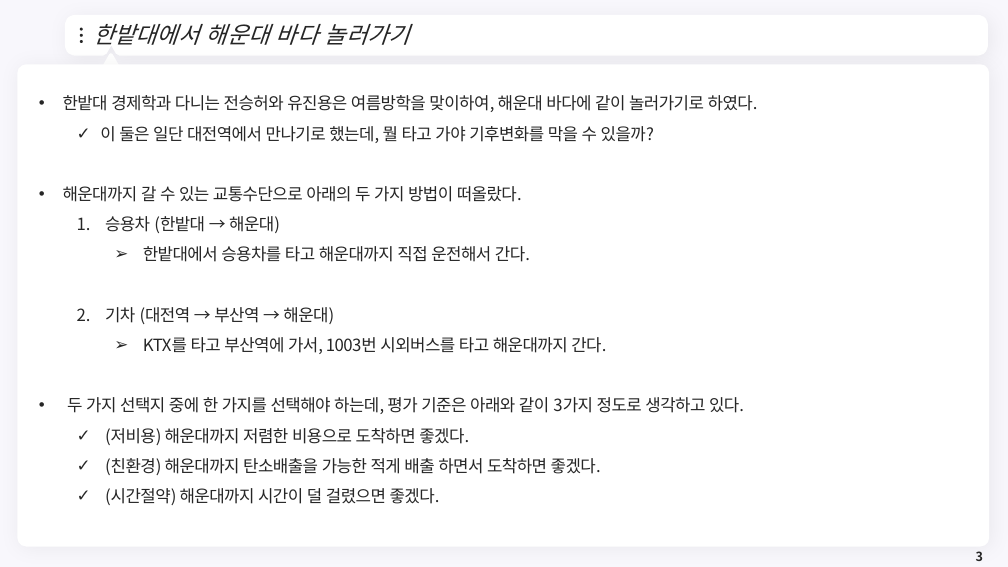
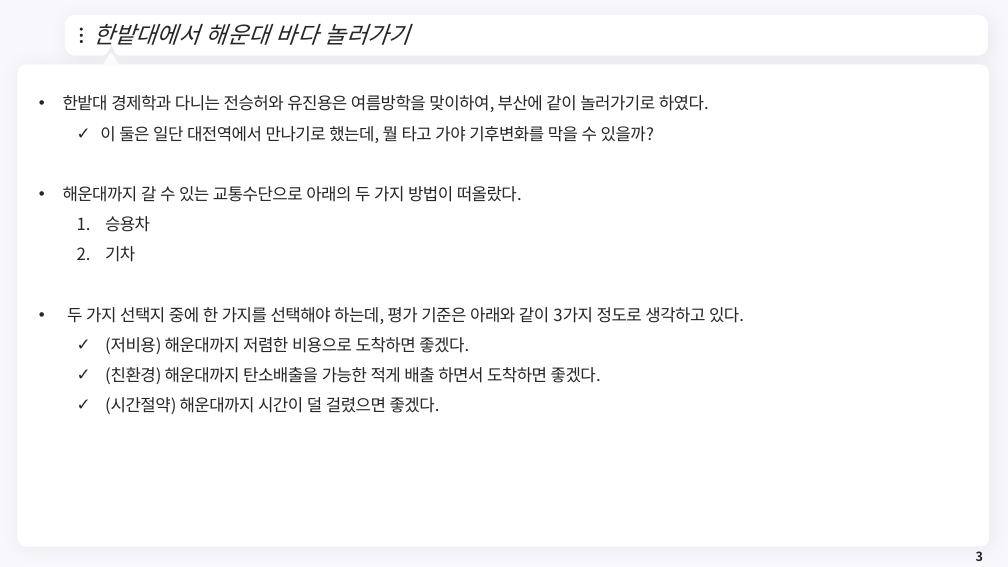
Before and after one commit to meandthey/Teaching, a slide deck: slide 3 of 생활속의 경제/01_Lectures/생활속의 경제_(에너지경제)_2.pptx. Drawn at 1008x567 pixels with LibreOffice and Linux fonts; fonts in the diff are those of the drawing; background and template pictures are left out. Boxes give left, top, right and bottom in pixels: in the first picture for what was removed or moved away, otherwise in the second. Text is boxed around its words. In the diff, an @@ line names an element or a change of style, - is before the commit and + after.

```diff
--- a/생활속의 경제/01_Lectures/생활속의 경제_(에너지경제)_2.pptx
+++ b/생활속의 경제/01_Lectures/생활속의 경제_(에너지경제)_2.pptx
@@ text at box(63, 95, 709, 112): text changed @@
-• 한밭대 경제학과 다니는 전승허와 유진용은 여름방학을 맞이하여, 해운대 바다에 같이 놀러가기로 하였다.
+• 한밭대 경제학과 다니는 전승허와 유진용은 여름방학을 맞이하여, 부산에 같이 놀러가기로 하였다.
@@ text at box(105, 216, 150, 262): text changed @@
-  1. 승용차 (한밭대 → 해운대)
-    ➢ 한밭대에서 승용차를 타고 해운대까지 직접 운전해서 간다.
-  2. 기차 (대전역 → 부산역 → 해운대)
-    ➢ KTX를 타고 부산역에 가서, 1003번 시외버스를 타고 해운대까지 간다.
+  1. 승용차
+  2. 기차
```
Also in this commit, not shown: 17 other slides changed, 3 slides added, 7 slides removed, 2 other files.
